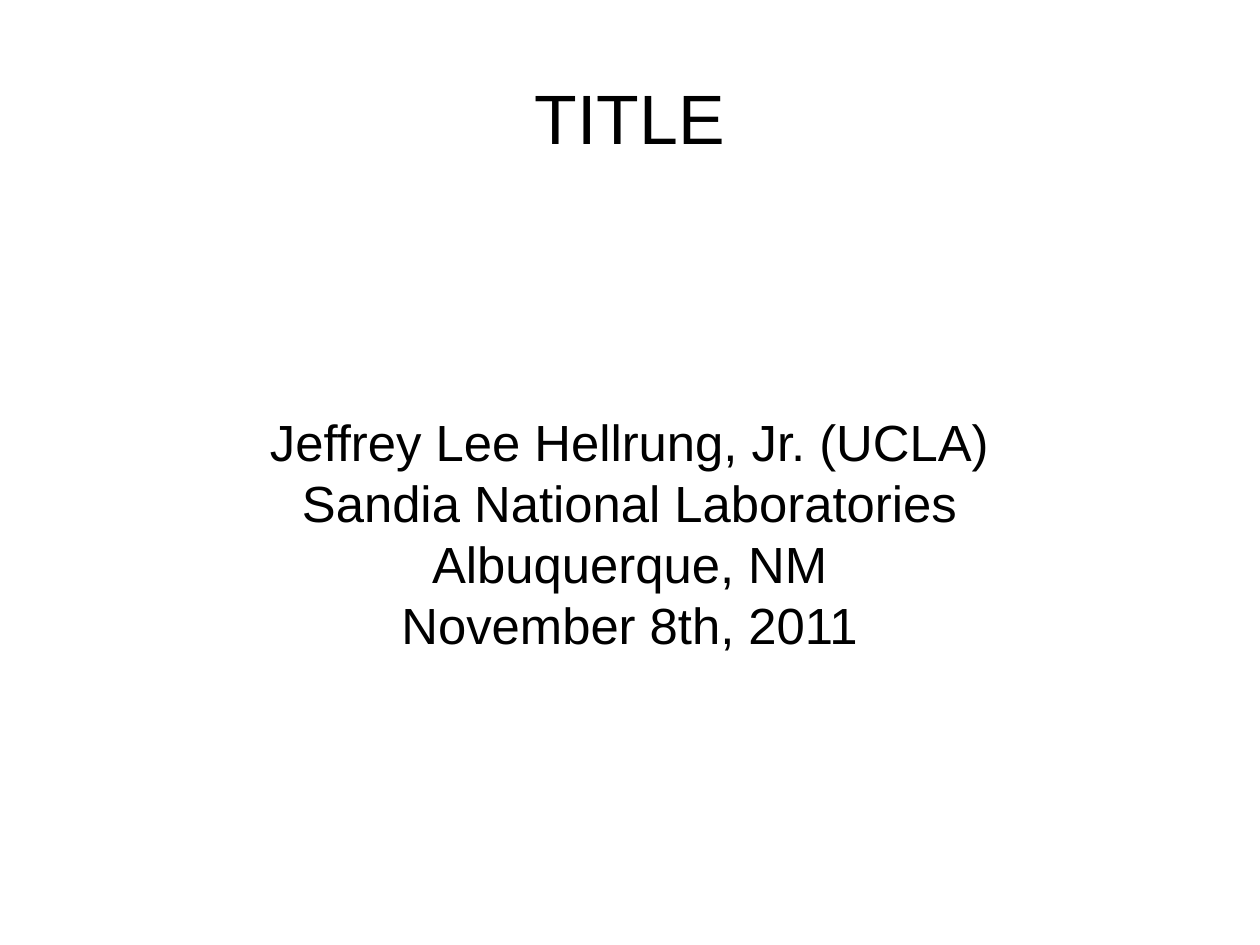
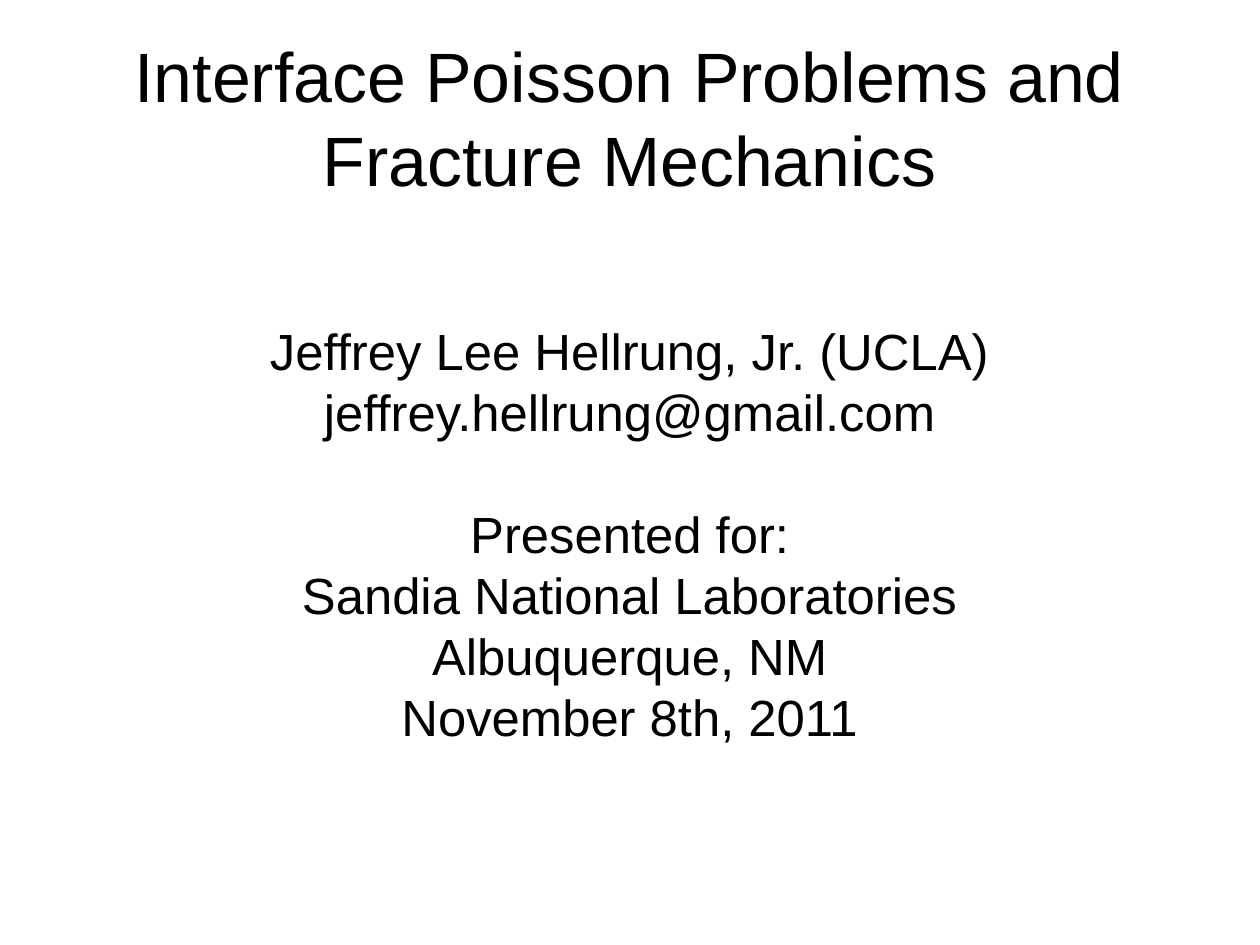
Before and after one commit to jhellrung/documents, a slide deck: slide 1 of presentations/sandia.2011.11.08/slides.odp. Drawn at 1260x945 pixels with LibreOffice and Linux fonts; fonts in the diff are those of the drawing. Boxes give left, top, right and bottom in pixels: in the first picture for what was removed or moved away, otherwise in the second. Text is boxed around its words. In the diff, an @@ line names an element or a change of style, - is before the commit and + after.

```diff
--- a/presentations/sandia.2011.11.08/slides.odp
+++ b/presentations/sandia.2011.11.08/slides.odp
@@ title at (x1=134, y1=51, x2=1123, y2=187): text changed @@
-TITLE
+Interface Poisson Problems and Fracture Mechanics
@@ subtitle at (x1=324, y1=394, x2=935, y2=554): paragraphs added @@
+jeffrey.hellrung@gmail.com
+Presented for:
```
Also in this commit, not shown: 4 slides added, 1 slide removed, 2 other files.
